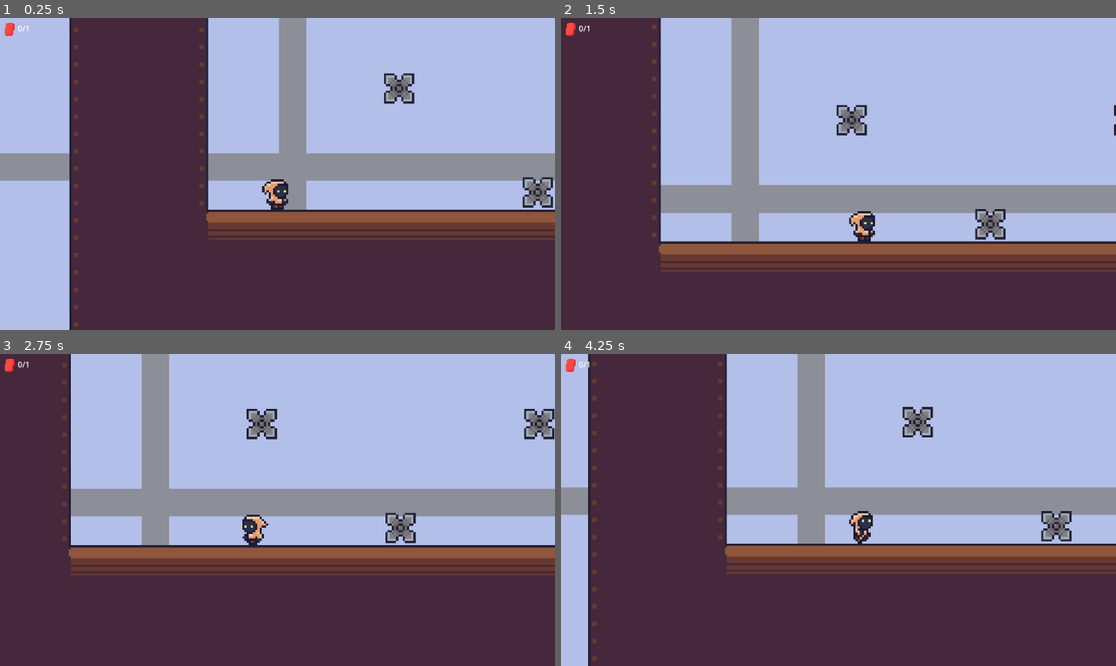
Above: before the commit, frames 1-4 (two rows, left to right).
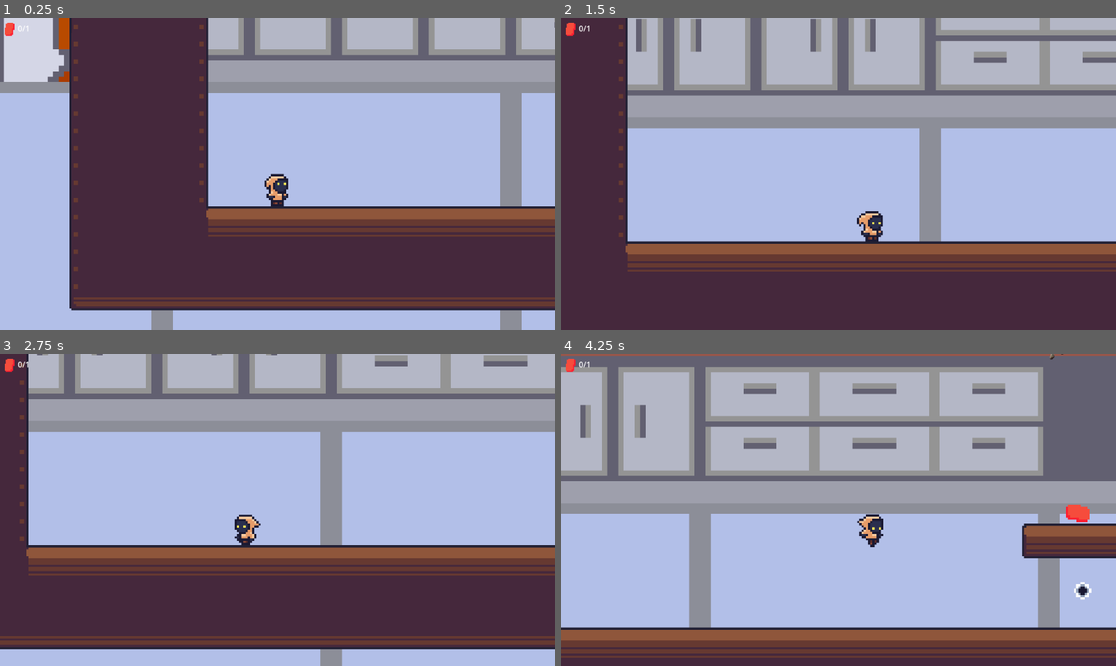
Above: after the commit, the same moments.

Repository: IWantMyLemons/Feed-the-Cat
Game: Godot game, scene res://Assets/Scenes/Area/area_1.tscn
Same seed, same stepped clock (60 frames per second), same inputs: the game is played once before the commit and once after it. Before the commit the project starts from res://Assets/Scenes/Area/area_5.tscn.
Inputs:
- Up to frame 1 (0.25 s): no input
- Up to frame 2 (1.5 s): hold D (Move Right) from 0.53 s (still down); tap Space (Jump) at 0.77 s
- Up to frame 3 (2.75 s): tap Space (Jump) at 1.52 s; release D (Move Right) at 2.03 s; hold A (Move Left) from 2.03 s (still down)
- Up to frame 4 (4.25 s): release A (Move Left) at 2.78 s; hold D (Move Right) from 2.78 s (still down); tap Space (Jump) at 3.02, 3.77 s

The runs differ from the first frame. In frame 1, 38% of the frame differs, in the area x 0-100%, y 0-100%; in frame 2, 44%; in frame 3, 45%; in frame 4, 83%.

Commit message:
ADDED GOD

Diff:
--- a/Assets/Scenes/Area/area_1.tscn
+++ b/Assets/Scenes/Area/area_1.tscn
@@ -7,6 +7,7 @@
 [ext_resource type="PackedScene" uid="uid://ccrvwjnfwrx8a" path="res://Assets/Scenes/Area/area_exit.tscn" id="4_ok36w"]
 [ext_resource type="PackedScene" uid="uid://dsr74m3sdweqs" path="res://Assets/Scenes/spam.tscn" id="6_qmntv"]
 [ext_resource type="Texture2D" uid="uid://b45ip1l0xbhh8" path="res://Assets/Sprites/qwe.png" id="7_apv3p"]
+[ext_resource type="Texture2D" uid="uid://dn3jr1nl5f783" path="res://Assets/Sprites/car_pic-removebg-preview.png" id="8_flxya"]
 
 [node name="Area_1" type="Node2D"]
 script = ExtResource("1_apv3p")
@@ -34,4 +35,9 @@
 scale = Vector2(2.51302, 2.51302)
 texture = ExtResource("7_apv3p")
 
+[node name="CarPic-removebg-preview" type="Sprite2D" parent="."]
+position = Vector2(273, -131)
+scale = Vector2(0.109122, 0.109122)
+texture = ExtResource("8_flxya")
+
 [connection signal="ready" from="." to="." method="_on_ready"]
--- a/Assets/Scenes/Area/area_2.tscn
+++ b/Assets/Scenes/Area/area_2.tscn
@@ -8,6 +8,7 @@
 [ext_resource type="PackedScene" uid="uid://i1fhdyjsl7d" path="res://moving_platform.tscn" id="6_l8wwf"]
 [ext_resource type="PackedScene" uid="uid://dsr74m3sdweqs" path="res://Assets/Scenes/spam.tscn" id="7_hi2bf"]
 [ext_resource type="Texture2D" uid="uid://b45ip1l0xbhh8" path="res://Assets/Sprites/qwe.png" id="8_5yi5g"]
+[ext_resource type="Texture2D" uid="uid://dn3jr1nl5f783" path="res://Assets/Sprites/car_pic-removebg-preview.png" id="9_oemih"]
 
 [sub_resource type="Curve2D" id="Curve2D_hi2bf"]
 resource_local_to_scene = true
@@ -48,4 +49,9 @@
 scale = Vector2(2.51302, 2.51302)
 texture = ExtResource("8_5yi5g")
 
+[node name="CarPic-removebg-preview" type="Sprite2D" parent="."]
+position = Vector2(440, -114)
+scale = Vector2(0.318995, 0.318995)
+texture = ExtResource("9_oemih")
+
 [connection signal="ready" from="." to="." method="_on_ready"]
--- a/Assets/Scenes/Area/area_3.tscn
+++ b/Assets/Scenes/Area/area_3.tscn
@@ -8,6 +8,7 @@
 [ext_resource type="PackedScene" uid="uid://ccrvwjnfwrx8a" path="res://Assets/Scenes/Area/area_exit.tscn" id="4_mokdh"]
 [ext_resource type="PackedScene" uid="uid://i1fhdyjsl7d" path="res://moving_platform.tscn" id="5_mokdh"]
 [ext_resource type="Texture2D" uid="uid://b45ip1l0xbhh8" path="res://Assets/Sprites/qwe.png" id="8_qlp4l"]
+[ext_resource type="Texture2D" uid="uid://dn3jr1nl5f783" path="res://Assets/Sprites/car_pic-removebg-preview.png" id="9_847m5"]
 
 [sub_resource type="Curve2D" id="Curve2D_bpbm0"]
 resource_local_to_scene = true
@@ -57,4 +58,10 @@
 scale = Vector2(2.51302, 2.51302)
 texture = ExtResource("8_qlp4l")
 
+[node name="CarPic-removebg-preview" type="Sprite2D" parent="."]
+z_index = -4093
+position = Vector2(489, -88)
+scale = Vector2(-1, -1)
+texture = ExtResource("9_847m5")
+
 [connection signal="ready" from="." to="." method="_on_ready"]
--- a/Assets/Scenes/Area/area_4.tscn
+++ b/Assets/Scenes/Area/area_4.tscn
@@ -7,6 +7,7 @@
 [ext_resource type="PackedScene" uid="uid://dsr74m3sdweqs" path="res://Assets/Scenes/spam.tscn" id="3_4lyks"]
 [ext_resource type="PackedScene" uid="uid://ccrvwjnfwrx8a" path="res://Assets/Scenes/Area/area_exit.tscn" id="4_wm65a"]
 [ext_resource type="Texture2D" uid="uid://b45ip1l0xbhh8" path="res://Assets/Sprites/qwe.png" id="7_rhavi"]
+[ext_resource type="Texture2D" uid="uid://dn3jr1nl5f783" path="res://Assets/Sprites/car_pic-removebg-preview.png" id="8_8ldn2"]
 
 [node name="Area_4" type="Node2D"]
 script = ExtResource("1_ns0nx")
@@ -51,4 +52,10 @@
 scale = Vector2(2.51302, 2.51302)
 texture = ExtResource("7_rhavi")
 
+[node name="CarPic-removebg-preview" type="Sprite2D" parent="."]
+z_index = -655
+position = Vector2(163, 112)
+scale = Vector2(1.39405, 1.39405)
+texture = ExtResource("8_8ldn2")
+
 [connection signal="ready" from="." to="." method="_on_ready"]
--- a/Assets/Scenes/Area/area_5.tscn
+++ b/Assets/Scenes/Area/area_5.tscn
@@ -8,6 +8,7 @@
 [ext_resource type="PackedScene" uid="uid://ccrvwjnfwrx8a" path="res://Assets/Scenes/Area/area_exit.tscn" id="4_y5lb8"]
 [ext_resource type="PackedScene" uid="uid://i1fhdyjsl7d" path="res://moving_platform.tscn" id="5_vnjnx"]
 [ext_resource type="Texture2D" uid="uid://b45ip1l0xbhh8" path="res://Assets/Sprites/qwe.png" id="8_krlo6"]
+[ext_resource type="Texture2D" uid="uid://dn3jr1nl5f783" path="res://Assets/Sprites/car_pic-removebg-preview.png" id="9_li6q1"]
 
 [sub_resource type="Curve2D" id="Curve2D_pklmc"]
 resource_local_to_scene = true
@@ -60,5 +61,11 @@
 scale = Vector2(3.16732, 3.16732)
 texture = ExtResource("8_krlo6")
 
+[node name="CarPic-removebg-preview" type="Sprite2D" parent="."]
+z_index = -4096
+position = Vector2(474, -228)
+scale = Vector2(1.35494, 1.35494)
+texture = ExtResource("9_li6q1")
+
 [connection signal="ready" from="." to="." method="_on_ready"]
 [connection signal="ready" from="LevelTerrain" to="LevelTerrain" method="_on_ready"]
--- a/Assets/Scripts/player_controller.gd
+++ b/Assets/Scripts/player_controller.gd
@@ -5,7 +5,7 @@
 signal collect_spam
 signal lose_spam
 
-@export var SPEED = 65
+@export var SPEED = 85
 @export var spam_scene: PackedScene
 @export var bonus_jumps = 0
 
--- a/project.godot
+++ b/project.godot
@@ -11,7 +11,7 @@
 [application]
 
 config/name="Feed The Cat"
-run/main_scene="uid://c02ug1kn5etdm"
+run/main_scene="uid://cpcsa0i70i6ry"
 config/features=PackedStringArray("4.4", "Forward Plus")
 config/icon="res://icon.svg"
 
Not shown: 1 places in Assets/Scenes/Area/area_1.tscn that only renumber resources
Not shown: 1 places in Assets/Scenes/Area/area_2.tscn that only renumber resources
Not shown: 1 places in Assets/Scenes/Area/area_3.tscn that only renumber resources
Not shown: 1 places in Assets/Scenes/Area/area_4.tscn that only renumber resources
Not shown: 1 places in Assets/Scenes/Area/area_5.tscn that only renumber resources
Binary file added: Assets/Sprites/car_pic-removebg-preview.png
Not shown, added: Assets/Sprites/car_pic-removebg-preview.png.import
